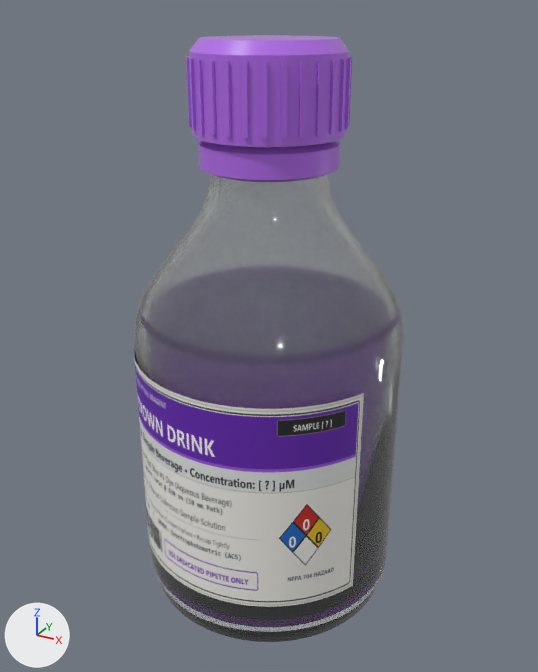
The glTF model experiments/spectro_neon/assets/models/bottle_unknown.glb, before and after one commit.
Before and after are seen from a 50 mm camera at (0.0947, -0.1724, 0.1685) aimed at (-0.0001, 0.0, 0.0823). Every picture has the same lights, and +X, +Y and +Z are marked at lower left. The picture after the commit comes second. Where no turn or scale is listed for an object, it has been applied to the vertices.

Objects in the first picture: 'BottleCapBody.002', 'BottleCapRibs.002', 'BottleLabel.002', 'GlassBody.002', 'PourCollar.002'.
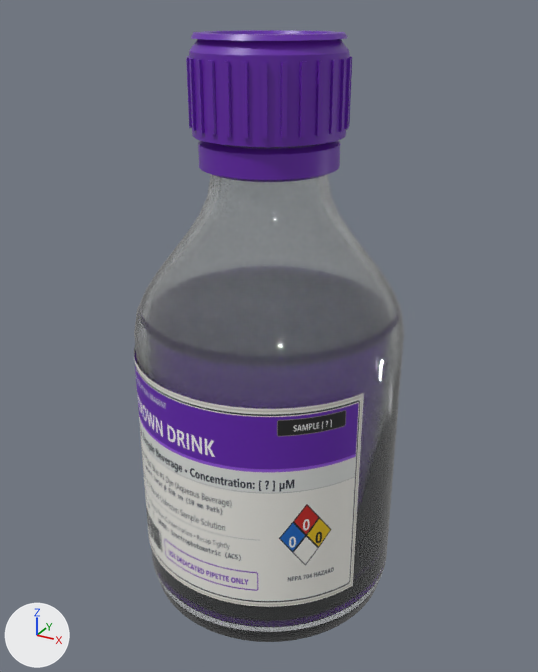
Changed parts and their boxes (x1, y1, x2, y2) in the pictures (538 x 672 px):
'BottleCapBody.002', surface changed (darker): (189, 39, 350, 147) in both
'BottleCapRibs.002', surface changed, recoloured (darker): (186, 56, 352, 138) in both
'PourCollar.002', surface changed (darker): (198, 140, 340, 182) in both
'DetailV3_CapTopRim_BottleCap.002', added (purple): after (191, 30, 348, 41)

The change, as a list of edits to the scene's bpy script:
```text
Add img_poly_normal:
    img_poly_normal = load_image('poly_normal', '_unpacked/poly_normal', 512, 512, 'Non-Color')
Add img_poly_roughness:
    img_poly_roughness = load_image('poly_roughness', '_unpacked/poly_roughness', 512, 512, 'Non-Color')
Change mat_mat_bottleunknown_capbody:
    remove # nodes: BsdfPrincipled, OutputMaterial
    remove # colours: purple #b56cec
    nodes: BsdfPrincipled, Mapping x2, Math, NormalMap, OutputMaterial, SeparateColor, TexImage x2, UVMap x2
    colours: purple #6724ac
    uses the picture img_poly_normal
    uses the picture img_poly_roughness
Change mat_mat_bottleunknown_cap:
    remove # nodes: BsdfPrincipled, OutputMaterial
    remove # colours: purple #b56cec
    nodes: BsdfPrincipled, Mapping x2, Math, NormalMap, OutputMaterial, SeparateColor, TexImage x2, UVMap x2
    colours: purple #6724ac
    uses the picture img_poly_normal
    uses the picture img_poly_roughness
Add mat_mat_bottleunknown_capbody_001:
    mat_mat_bottleunknown_capbody_001 = bpy.data.materials.new('Mat_BottleUnknown_CapBody.001')
    # colours: purple #6724ac
    # uses the picture img_poly_normal
    # uses the picture img_poly_roughness
Add mat_mat_bottleunknown_capbody_002:
    mat_mat_bottleunknown_capbody_002 = bpy.data.materials.new('Mat_BottleUnknown_CapBody.002')
    # colours: purple #6724ac
    # uses the picture img_poly_normal
    # uses the picture img_poly_roughness
Change me_bottleunknown_capribs:
    where me_bottleunknown_capribs.from_pydata(...)  # 224 vertices, 336 faces; spans x -0.0204..0.0204, y -0.0204..0.0204, z 0.0021..0.0186
    remove me_bottleunknown_capribs.materials.append(mat_mat_bottleunknown_capbody)  # purple #b56cec
    add me_bottleunknown_capribs.materials.append(mat_mat_bottleunknown_capbody_001)
Add me_detailv3_captoprim_bottlecap_002:
    me_detailv3_captoprim_bottlecap_002.from_pydata(...)  # 192 vertices, 288 faces; spans x -0.0192..0.0192, y -0.0192..0.0192, z 0.0226..0.0242
    me_detailv3_captoprim_bottlecap_002.materials.append(mat_mat_bottleunknown_capbody_002)
Add ob_detailv3_captoprim_bottlecap_002:
    ob_detailv3_captoprim_bottlecap_002 = bpy.data.objects.new('DetailV3_CapTopRim_BottleCap.002', me_detailv3_captoprim_bottlecap_002)
    ob_detailv3_captoprim_bottlecap_002.location = (0.0, 0.0, 0.139)
```
